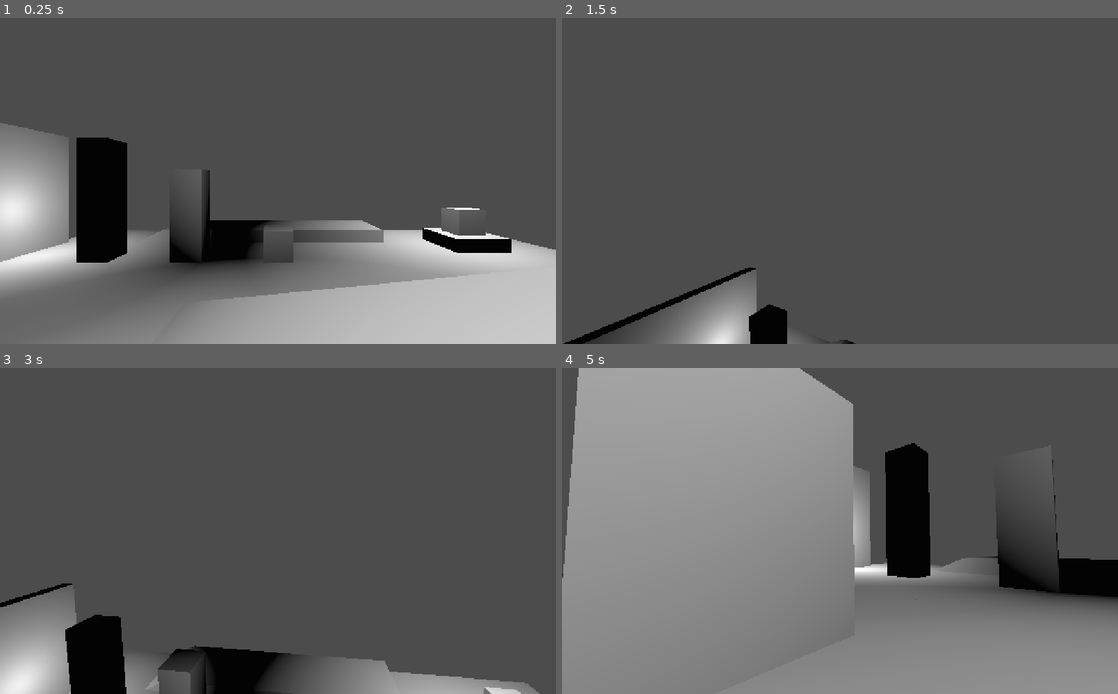
Above: before the commit, frames 1-4 (two rows, left to right).
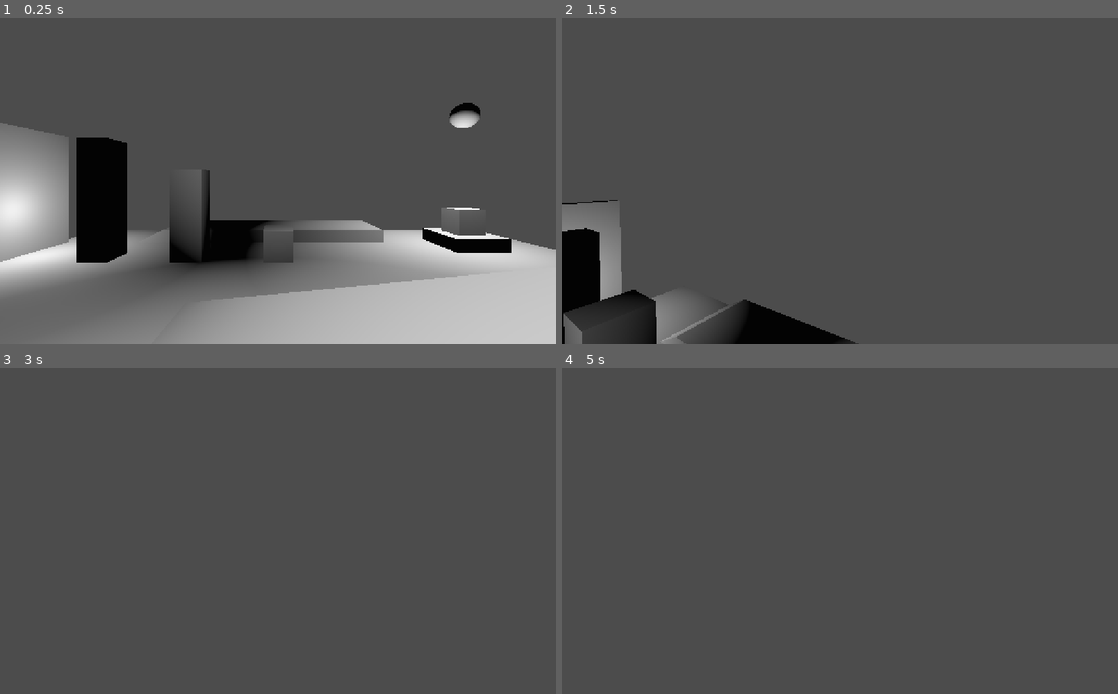
Above: after the commit, the same moments.

Repository: AOBUT-Game-Studios/FMD
Game: Godot game, scene res://Maps/TestEnv.tscn
Two runs of this game, one before a commit and one after it. Both use one fixed random seed, a clock stepped at 60 frames per second and the inputs below.
Inputs (mouse positions are in pixels of both pictures, inside the frame that each line leads up to):
- Up to frame 1 (0.25 s): no input
- Up to frame 2 (1.5 s): move the mouse to (867, 181) at 0.52 s; hold W (forward) from 0.53 s (still down); right-click (867, 181) at 0.6 s; tap Space (jump) at 0.77 s; move the mouse to (812, 181) at 1.27 s; right-click (812, 181) at 1.35 s
- Up to frame 3 (3 s): keep holding W (forward); tap Space (jump) at 1.52 s; move the mouse to (289, 524) at 2.02 s; right-click (289, 524) at 2.1 s; move the mouse to (272, 537) at 2.77 s; right-click (272, 537) at 2.85 s
- Up to frame 4 (5 s): keep holding W (forward); tap Space (jump) at 3.02, 3.77, 4.52 s; move the mouse to (878, 534) at 3.52 s; right-click (878, 534) at 3.6 s; move the mouse to (795, 527) at 4.27 s; right-click (795, 527) at 4.35 s

The runs differ from the first frame. In frame 1, 0.3% of the frame differs, in the area x 80-87%, y 26-34%; in frame 2, 8.4%; in frame 3, 12%; in frame 4, 73%, in the area x 0-100%, y 0-100%.

Commit message:
Added grapple targeting

Diff:
--- a/Grapple/Grapple Point.tscn
+++ b/Grapple/Grapple Point.tscn
@@ -6,6 +6,8 @@
 [sub_resource type="SphereMesh" id=25]
 
 [node name="Grapple Point" type="StaticBody" groups=["grapple"]]
+collision_layer = 2
+collision_mask = 2
 
 [node name="CollisionShape" type="CollisionShape" parent="."]
 shape = SubResource( 24 )
--- a/Maps/TestEnv.tscn
+++ b/Maps/TestEnv.tscn
@@ -197,5 +197,9 @@
 
 [node name="Grapple Point" parent="." instance=ExtResource( 4 )]
 transform = Transform( 1, 0, 0, 0, 1, 0, 0, 0, 1, 0, 11.799, 0 )
-collision_layer = 2
-collision_mask = 2
+
+[node name="Grapple Point2" parent="." instance=ExtResource( 4 )]
+transform = Transform( 1, 0, 0, 0, 1, 0, 0, 0, 1, -12.4803, 9.78922, 0 )
+
+[node name="Grapple Point3" parent="." instance=ExtResource( 4 )]
+transform = Transform( 1, 0, 0, 0, 1, 0, 0, 0, 1, 15.1529, 11.5315, -18.9288 )
--- a/Player/Player.gd
+++ b/Player/Player.gd
@@ -63,6 +63,7 @@
 var jump_current = 0 #Current Jump Strength Value
 var was_on_floor #True if player was on floor the previous frame
 var snap = Vector3.DOWN #Toggle snap to ground, empty vector is off, while downward is on
+var grapple_target = null
 
 func _ready():
 	#Capture the mouse upon launching scene
@@ -86,8 +87,8 @@
 		jumping = true
 		jump_current = jump_strength
 		snap = Vector3()
-	if Input.is_action_just_pressed("grapple") and !grapple:
-		grapple(get_parent().get_node("Grapple Point"))
+	if Input.is_action_just_pressed("grapple") and !grapple and grapple_target != null:
+		grapple(grapple_target)
 		snap = Vector3()
 	#Uncapture mouse
 	if Input.is_action_just_pressed("menu"):
@@ -161,3 +162,13 @@
 		velocity.z = ((velocity.z / jump_drag) * (jump_drag - 1)) + (desired_velocity.z / jump_drag) * 1.5
 
 	velocity = move_and_slide_with_snap(velocity ,snap, Vector3.UP, false, 4, 0.75, true) #Finally move the player
+
+
+func grapple_detect_enter(body):
+	if body.is_in_group('grapple'):
+		grapple_target = body
+
+
+func grapple_detect_exit(body):
+	if body.is_in_group('grapple') and grapple_target == body:
+		grapple_target = null
--- a/Player/Player.tscn
+++ b/Player/Player.tscn
@@ -1,10 +1,13 @@
-[gd_scene load_steps=3 format=2]
+[gd_scene load_steps=4 format=2]
 
 [ext_resource path="res://Player/Player.gd" type="Script" id=1]
 
 [sub_resource type="CapsuleShape" id=1]
 radius = 0.630573
 height = 1.40929
+
+[sub_resource type="BoxShape" id=2]
+extents = Vector3( 4, 4, 20 )
 
 [node name="Player" type="KinematicBody"]
 script = ExtResource( 1 )
@@ -22,3 +25,15 @@
 
 [node name="Camera" type="Camera" parent="Pivot"]
 current = true
+
+[node name="Area" type="Area" parent="Pivot"]
+collision_layer = 3
+collision_mask = 3
+monitorable = false
+
+[node name="CollisionShape" type="CollisionShape" parent="Pivot/Area"]
+transform = Transform( 1, 0, 0, 0, 1, 0, 0, 0, 1, 0, 0, -20 )
+shape = SubResource( 2 )
+
+[connection signal="body_entered" from="Pivot/Area" to="." method="grapple_detect_enter"]
+[connection signal="body_exited" from="Pivot/Area" to="." method="grapple_detect_exit"]
